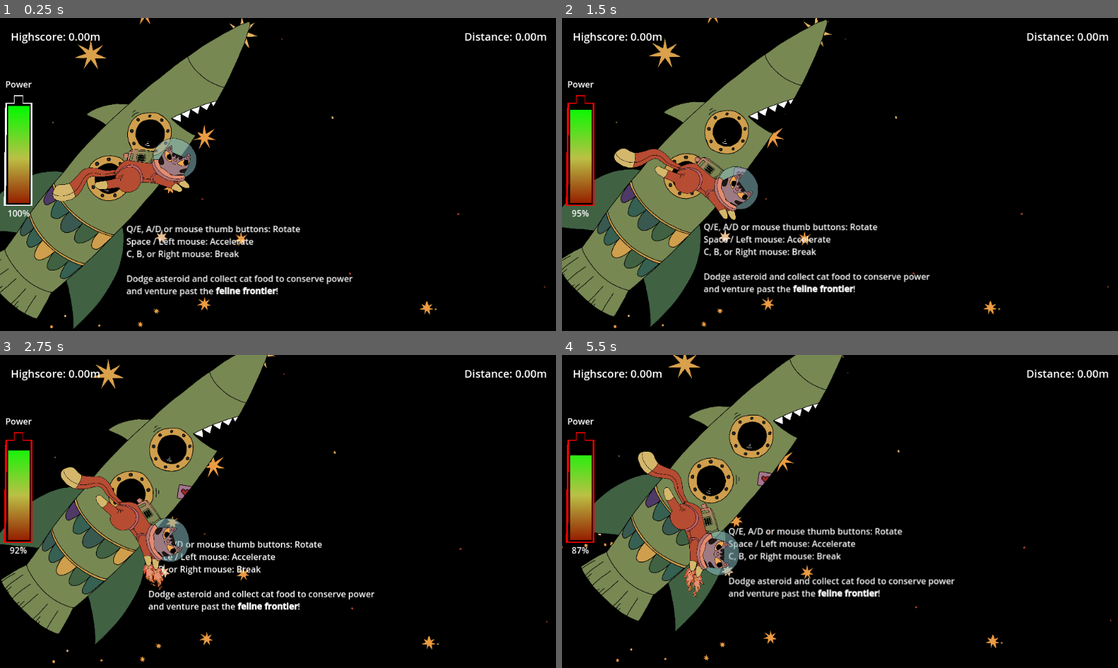
Above: before the commit, frames 1-4 (two rows, left to right).
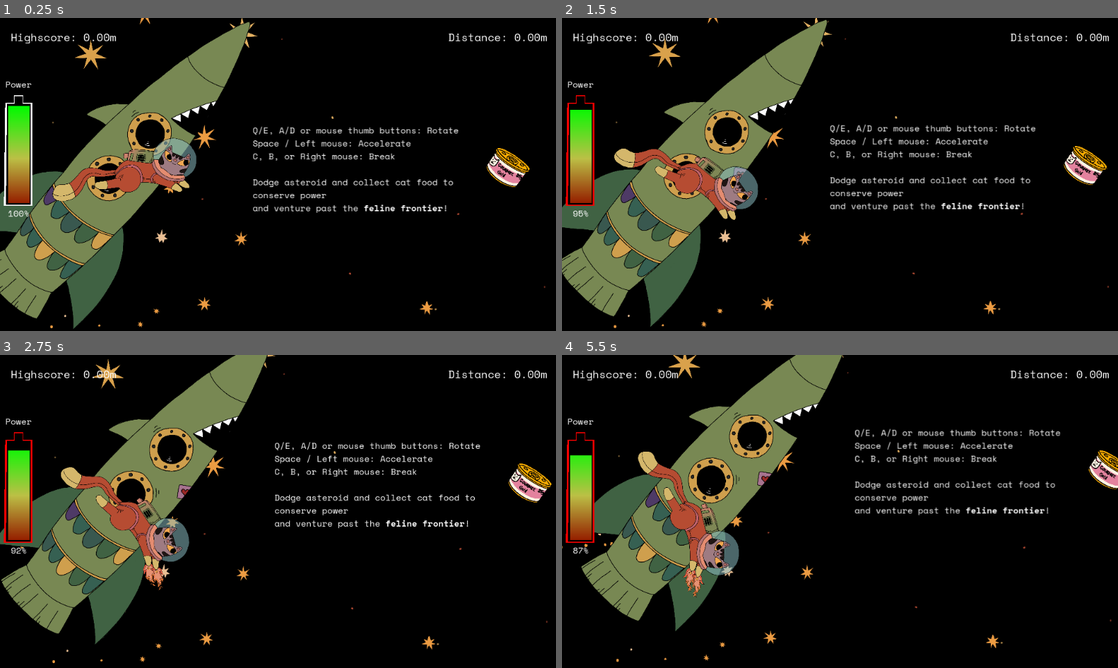
Above: after the commit, the same moments.

Repository: bene-labs/Feline-Frontier
Game: Godot game, scene res://scenes/game.tscn
Same seed, same stepped clock (60 frames per second), same inputs: the game is played once before the commit and once after it.
Inputs (mouse positions are in pixels of both pictures, inside the frame that each line leads up to):
- Up to frame 1 (0.25 s): no input
- Up to frame 2 (1.5 s): tap Enter at 0.5 s; move the mouse to (962, 158) at 0.52 s; hold E (roate_right) 0.53-1.28 s; hold Right mouse button (break) 0.53-1.28 s; move the mouse to (728, 190) at 1.27 s; hold Q (rotate_left) from 1.28 s (still down); tap Space (boost) at 1.35 s
- Up to frame 3 (2.75 s): right-click (166, 527) at 1.55 s; move the mouse to (333, 442) at 2.02 s; release Q (rotate_left) at 2.03 s; hold E (roate_right) from 2.03 s (still down); hold Right mouse button (break) from 2.03 s (still down)
- Up to frame 4 (5.5 s): move the mouse to (812, 574) at 2.77 s; release Right mouse button (break) at 2.78 s; right-click (812, 574) at 2.85 s; move the mouse to (1006, 558) at 3.52 s; release E (roate_right) at 3.53 s; hold Space (boost) 3.53-4.28 s; hold Q (rotate_left) from 3.53 s (still down); right-click (1006, 558) at 3.8 s; move the mouse to (673, 464) at 4.27 s; right-click (673, 464) at 4.35 s; move the mouse to (867, 511) at 5.02 s; hold Right mouse button (break) from 5.03 s (still down)

The runs differ from the first frame. In frame 1, 4.8% of the frame differs, in the area x 1-99%, y 4-90%; in frame 2, 4.9%; in frame 3, 4.4%; in frame 4, 4.9%, in the area x 1-100%, y 4-78%.

Commit message:
implement online leaderboards, add new font

Diff:
--- a/scenes/audio_controller.tscn
+++ b/scenes/audio_controller.tscn
@@ -26,7 +26,7 @@
 tracks/1/interp = 1
 tracks/1/loop_wrap = true
 tracks/1/keys = {
-"times": PackedFloat32Array(2),
+"times": PackedFloat32Array(0),
 "transitions": PackedFloat32Array(0.5),
 "update": 0,
 "values": [0.0]
@@ -52,7 +52,7 @@
 tracks/3/interp = 1
 tracks/3/loop_wrap = true
 tracks/3/keys = {
-"times": PackedFloat32Array(2),
+"times": PackedFloat32Array(1.7),
 "transitions": PackedFloat32Array(1),
 "values": [{
 "args": [],
@@ -121,7 +121,7 @@
 tracks/2/interp = 1
 tracks/2/loop_wrap = true
 tracks/2/keys = {
-"times": PackedFloat32Array(2),
+"times": PackedFloat32Array(1.7),
 "transitions": PackedFloat32Array(1),
 "values": [{
 "args": [],
--- a/scenes/game.tscn
+++ b/scenes/game.tscn
@@ -10,7 +10,12 @@
 [ext_resource type="Texture2D" uid="uid://bi3soh2x5a3v2" path="res://images/ParallaxGalaxie/SterneGross.png" id="4_2re4g"]
 [ext_resource type="PackedScene" uid="uid://qpdxv4l38x5a" path="res://scenes/game_ui.tscn" id="4_pdfhx"]
 [ext_resource type="PackedScene" uid="uid://dm11v5ulponn6" path="res://scenes/enemy_spawner.tscn" id="6_bju4m"]
+[ext_resource type="FontFile" uid="uid://c2dwlq7c5n6nb" path="res://fonts/Space_Mono/SpaceMono-Regular.ttf" id="6_erv7o"]
+[ext_resource type="FontFile" uid="uid://du2dlqsiktfsq" path="res://fonts/Space_Mono/SpaceMono-Italic.ttf" id="7_wbnie"]
+[ext_resource type="FontFile" uid="uid://dnnfp21im4nrs" path="res://fonts/Space_Mono/SpaceMono-BoldItalic.ttf" id="8_8wrmk"]
 [ext_resource type="Script" path="res://scripts/obstacle_spawner.gd" id="8_up5wp"]
+[ext_resource type="FontFile" uid="uid://b1he8sw3ae1gj" path="res://fonts/Space_Mono/SpaceMono-Bold.ttf" id="9_7irhb"]
+[ext_resource type="PackedScene" uid="uid://b3lh5icsuxcu7" path="res://scenes/cat_food.tscn" id="16_o10g6"]
 
 [sub_resource type="PhysicsMaterial" id="PhysicsMaterial_7sj44"]
 
@@ -80,10 +85,15 @@
 texture = ExtResource("3_udrhp")
 
 [node name="Instructions" type="RichTextLabel" parent="."]
-offset_left = 159.0
-offset_top = 389.0
-offset_right = 589.0
-offset_bottom = 552.0
+offset_left = 393.0
+offset_top = 206.0
+offset_right = 835.0
+offset_bottom = 376.0
+theme_override_fonts/normal_font = ExtResource("6_erv7o")
+theme_override_fonts/mono_font = ExtResource("6_erv7o")
+theme_override_fonts/italics_font = ExtResource("7_wbnie")
+theme_override_fonts/bold_italics_font = ExtResource("8_8wrmk")
+theme_override_fonts/bold_font = ExtResource("9_7irhb")
 bbcode_enabled = true
 text = "Q/E, A/D or mouse thumb buttons: Rotate
 Space / Left mouse: Accelerate
@@ -200,9 +210,14 @@
 
 [node name="Obstacles" type="Node2D" parent="."]
 
+[node name="CatFood" parent="." instance=ExtResource("16_o10g6")]
+position = Vector2(864, 289)
+rotation = 0.58704
+
 [connection signal="died" from="Player" to="LimitedCamera/GameUI" method="_on_player_died"]
 [connection signal="hit" from="Player" to="LimitedCamera" method="_on_player_hit"]
 [connection signal="power_changed" from="Player" to="LimitedCamera/GameUI" method="_on_player_power_changed"]
+[connection signal="power_changed" from="Player" to="ObstacleSpawner" method="_on_player_power_changed"]
 [connection signal="timeout" from="AsteroidLauncher/SpawnTimer" to="AsteroidLauncher" method="_on_spawn_timer_timeout"]
 [connection signal="intense_mode_started" from="ObstacleSpawner" to="AsteroidLauncher" method="_on_intense_mode_start"]
 [connection signal="body_entered" from="ObstacleSpawner/NewAreaTrigger" to="AsteroidLauncher" method="_on_new_area_trigger_body_entered"]
--- a/scenes/game_ui.tscn
+++ b/scenes/game_ui.tscn
@@ -1,6 +1,7 @@
-[gd_scene load_steps=5 format=3 uid="uid://qpdxv4l38x5a"]
+[gd_scene load_steps=6 format=3 uid="uid://qpdxv4l38x5a"]
 
 [ext_resource type="Script" path="res://scripts/game_ui.gd" id="1_7uqta"]
+[ext_resource type="FontFile" uid="uid://c2dwlq7c5n6nb" path="res://fonts/Space_Mono/SpaceMono-Regular.ttf" id="2_prhcq"]
 [ext_resource type="Script" path="res://scripts/energy_bar.gd" id="2_wdaxr"]
 
 [sub_resource type="Gradient" id="Gradient_772o6"]
@@ -22,6 +23,7 @@
 offset_top = 20.0
 offset_right = 1015.0
 offset_bottom = 54.0
+theme_override_fonts/font = ExtResource("2_prhcq")
 theme_override_font_sizes/font_size = 20
 text = "Distance: 0000"
 horizontal_alignment = 2
@@ -33,6 +35,7 @@
 offset_right = 160.0
 offset_bottom = 54.0
 size_flags_horizontal = 0
+theme_override_fonts/font = ExtResource("2_prhcq")
 theme_override_font_sizes/font_size = 20
 text = "Highscore: 0000"
 horizontal_alignment = 2
@@ -74,6 +77,7 @@
 offset_top = 111.0
 offset_right = 58.0
 offset_bottom = 134.0
+theme_override_fonts/font = ExtResource("2_prhcq")
 text = "Power"
 horizontal_alignment = 1
 
@@ -83,6 +87,7 @@
 offset_top = 350.0
 offset_right = 57.0
 offset_bottom = 373.0
+theme_override_fonts/font = ExtResource("2_prhcq")
 text = "100%"
 horizontal_alignment = 1
 
@@ -94,7 +99,7 @@
 offset_left = 1.0
 offset_right = 1031.0
 offset_bottom = 581.0
-color = Color(0.294118, 0.294118, 0.294118, 0.721569)
+color = Color(0.384229, 0.384229, 0.384229, 0.729412)
 
 [node name="Label" type="Label" parent="GameOverScreen"]
 layout_mode = 0
@@ -103,6 +108,9 @@
 offset_right = 1025.0
 offset_bottom = 235.0
 theme_override_colors/font_color = Color(0, 0, 0, 1)
+theme_override_colors/font_outline_color = Color(1, 1, 1, 1)
+theme_override_constants/outline_size = 7
+theme_override_fonts/font = ExtResource("2_prhcq")
 theme_override_font_sizes/font_size = 120
 text = "GAME OVER"
 horizontal_alignment = 1
@@ -113,8 +121,30 @@
 offset_top = 261.0
 offset_right = 690.0
 offset_bottom = 321.0
+theme_override_fonts/font = ExtResource("2_prhcq")
 theme_override_font_sizes/font_size = 24
 text = "Play again"
 
+[node name="ScoreResultLabel" type="Label" parent="GameOverScreen"]
+visible = false
+layout_mode = 0
+offset_left = 7.0
+offset_top = 388.0
+offset_right = 1026.0
+offset_bottom = 535.0
+theme_override_colors/font_outline_color = Color(0, 0, 0, 1)
+theme_override_constants/outline_size = 7
+theme_override_fonts/font = ExtResource("2_prhcq")
+theme_override_font_sizes/font_size = 38
+text = "Your Score: 10000.23m (Global Top 20%)"
+horizontal_alignment = 1
+vertical_alignment = 1
+
+[node name="GetHighscoresReqest" type="HTTPRequest" parent="."]
+
+[node name="PostHighscoresRequest" type="HTTPRequest" parent="GetHighscoresReqest"]
+
 [connection signal="timeout" from="EnergyBar/OutlineFlashTimer" to="EnergyBar" method="_on_outline_flash_timer_timeout"]
 [connection signal="button_down" from="GameOverScreen/RetryButton" to="." method="_on_retry_button_button_down"]
+[connection signal="request_completed" from="GetHighscoresReqest" to="." method="_on_get_highscores_reqest_request_completed"]
+[connection signal="request_completed" from="GetHighscoresReqest/PostHighscoresRequest" to="." method="_on_post_highscores_request_request_completed"]
--- a/scripts/cat_food.gd
+++ b/scripts/cat_food.gd
@@ -35,7 +35,6 @@
 
 
 func consume() -> float:
-	print("EAT!")
 	queue_free()
 	return energy_gain
 
--- a/scripts/enemy_spawner.gd
+++ b/scripts/enemy_spawner.gd
@@ -8,7 +8,6 @@
 var spawn_areas : Array[Area2D]
 var diffculty = 1.0
 var has_started := false
-var intense_mode_reached := false
 
 
 func _ready() -> void:
@@ -20,8 +19,6 @@
 
 func _process(delta: float) -> void:
 	diffculty = 1.0 + Player.traveled_distance / 10_000
-
-
 	for area in spawn_areas:
 		area.global_position.x = Player.traveled_distance
 
--- a/scripts/game_ui.gd
+++ b/scripts/game_ui.gd
@@ -1,7 +1,6 @@
 extends CanvasLayer
 
 var best_distance := 0.0
-
 
 func _ready():
 	if FileAccess.file_exists("Highscore.sav"):
@@ -32,3 +31,37 @@
 		file.close()
 	AudioController.play_chill()
 	$GameOverScreen.show()
+	$GetHighscoresReqest.request("https://firestore.googleapis.com/v1/projects/gunkey-6a1db/databases/(default)/documents/feline_frontier/highscores")
+
+
+func _on_get_highscores_reqest_request_completed(result, response_code, headers, body):
+	if response_code != 200:
+		push_error("Unable to fetch highscores!")
+		return
+	var data = JSON.parse_string(body.get_string_from_ascii())
+	var scores : Array = str_to_var(data["fields"]["entries"]["stringValue"])
+	var score_count = scores.size()
+	var score_placement := 0
+	for score in scores:
+		if Player.traveled_distance > score:
+			scores.insert(score_placement, snapped(Player.traveled_distance, 0.01))
+			break
+		score_placement += 1
+	if score_placement == score_count:
+		scores.append(snapped(Player.traveled_distance, 0.01))
+	score_placement += 1
+	if score_placement <= 10:
+		$GameOverScreen/ScoreResultLabel.text = "Your score: %.2fm (Global #%d)" % [Player.traveled_distance / 10, score_placement]
+	else:
+		$GameOverScreen/ScoreResultLabel.text = "Your score: %.2fm (Global Top %d%%)" % [Player.traveled_distance / 10,
+			 int(float(score_placement) / float(score_count) * 100.0)]
+	$GameOverScreen/ScoreResultLabel.show()
+	data["fields"]["entries"]["stringValue"] = JSON.stringify(scores)
+	$GetHighscoresReqest/PostHighscoresRequest.request("https://firestore.googleapis.com/v1/projects/gunkey-6a1db/databases/(default)/documents/feline_frontier/highscores", \
+		[], HTTPClient.METHOD_PATCH, JSON.stringify(data))
+
+
+
+func _on_post_highscores_request_request_completed(result, response_code, headers, body):
+	if response_code != 200:
+		push_error("failed to upload higscore!")
--- a/scripts/obstacle_spawner.gd
+++ b/scripts/obstacle_spawner.gd
@@ -47,9 +47,15 @@
 
 
 func _on_new_area_trigger_body_entered(body):
-	print(body.name)
 	for i in range(randi_range(min_obstacles, max_obstacles)):
 		spawn_asteroid()
 	for i in range(int(randf_range(1, 2 + diffculty / 2))):
 		spawn_cat_food()
 	global_position = Vector2(global_position.x + %DimensionRef.size.x, global_position.y)
+
+
+func _on_player_power_changed(new_value):
+	if not started_intense_mode and new_value <= 0:
+		AudioController.play_intense()
+		intense_mode_started.emit()
+		started_intense_mode = true
Not shown, added: fonts/Space_Mono/OFL.txt
Binary file added: fonts/Space_Mono/SpaceMono-Bold.ttf
Not shown, added: fonts/Space_Mono/SpaceMono-Bold.ttf.import
Binary file added: fonts/Space_Mono/SpaceMono-BoldItalic.ttf
Not shown, added: fonts/Space_Mono/SpaceMono-BoldItalic.ttf.import
Binary file added: fonts/Space_Mono/SpaceMono-Italic.ttf
Not shown, added: fonts/Space_Mono/SpaceMono-Italic.ttf.import
Binary file added: fonts/Space_Mono/SpaceMono-Regular.ttf
Not shown, added: fonts/Space_Mono/SpaceMono-Regular.ttf.import
Binary file added: images/Front.png
Not shown, added: images/Front.png.import
Not shown: 1 places in scenes/game.tscn that only renumber resources
